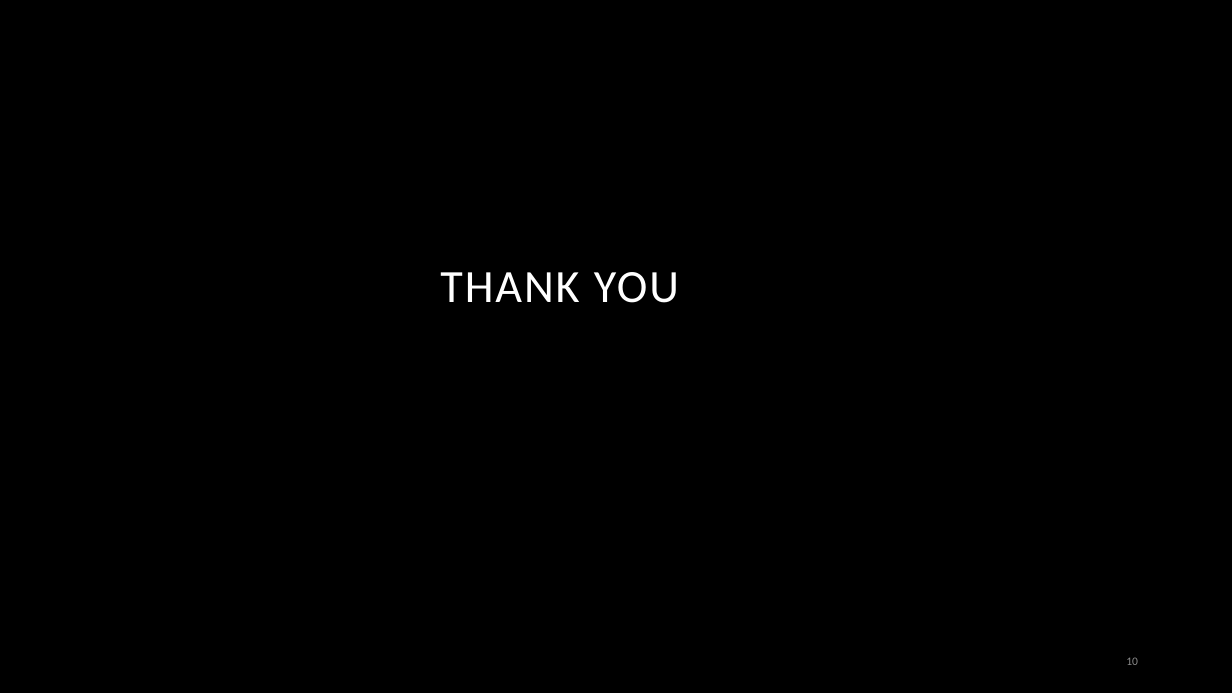
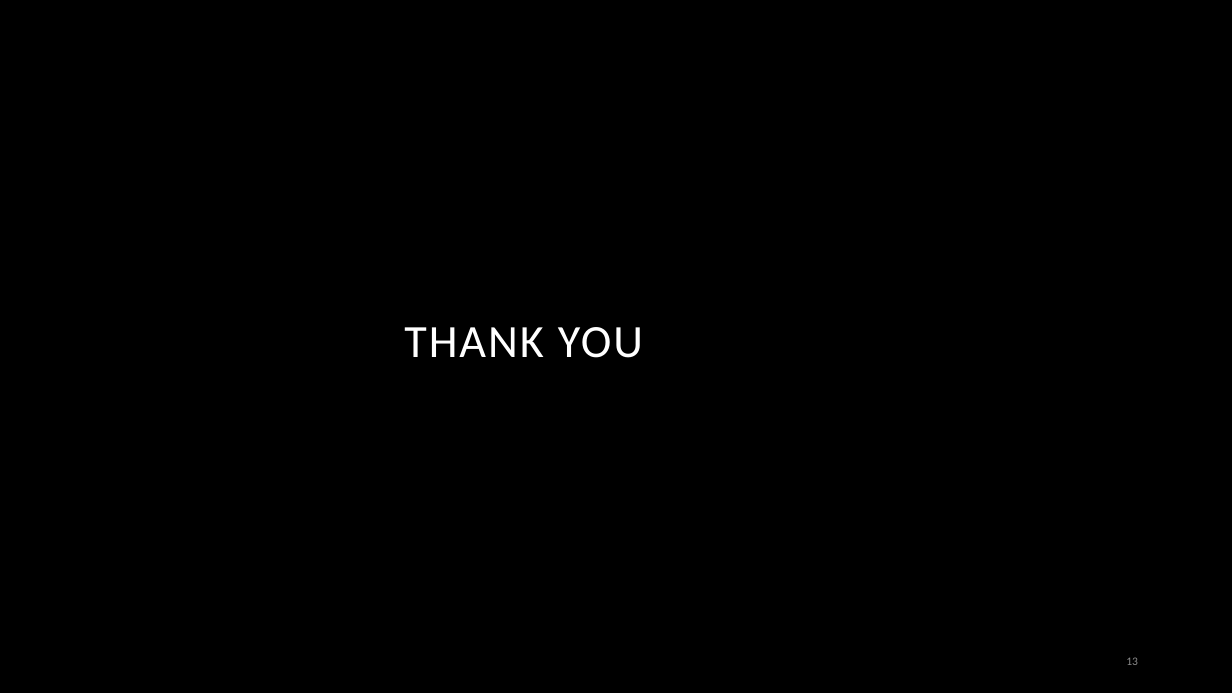
Before and after one commit to sanjiv-16/SPOTKNACK-03BACKE25, a slide deck: slide 13 of S03/03backe25 session 03.pptx (slide 10 before the commit). Drawn at 1232x693 pixels with LibreOffice and Linux fonts; fonts in the diff are those of the drawing; background and template pictures are left out. Boxes give left, top, right and bottom in pixels: in the first picture for what was removed or moved away, otherwise in the second. Text is boxed around its words. In the diff, an @@ line names an element or a change of style, - is before the commit and + after.

```diff
--- a/S03/03backe25 session 03.pptx
+++ b/S03/03backe25 session 03.pptx
@@ title "THANK YOU": place and size @@
-title "THANK YOU" at (440, 272, 679, 303)
+title "THANK YOU" at (404, 327, 643, 358)
@@ page number at (1126, 657, 1138, 665): text changed @@
-10
+13
```
Also in this commit, not shown: 1 other slide changed, 3 slides added, 1 other file.
